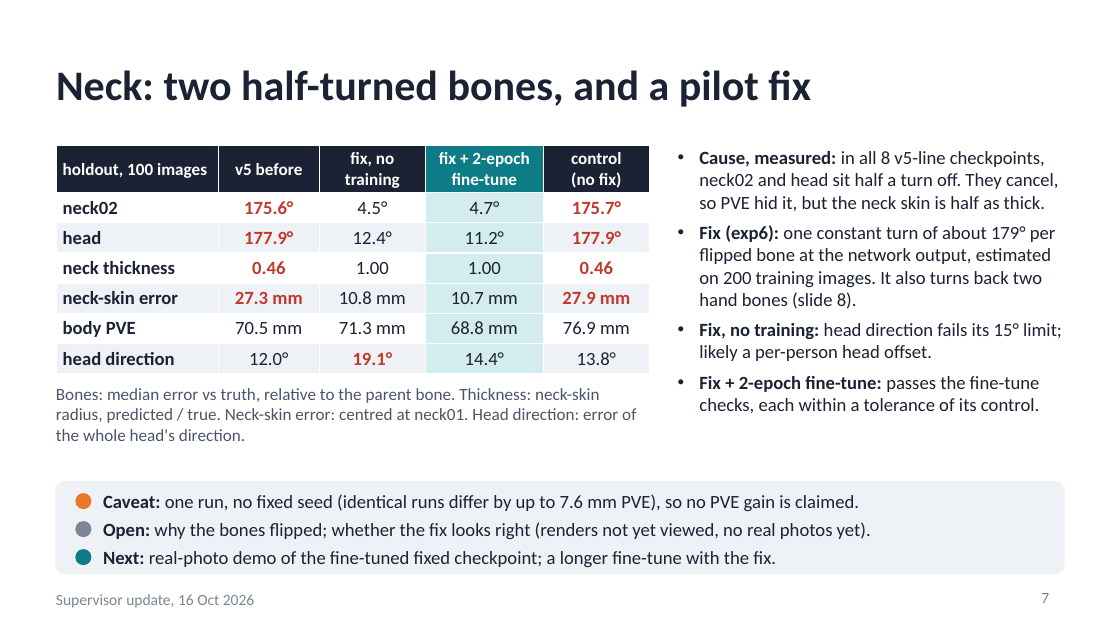
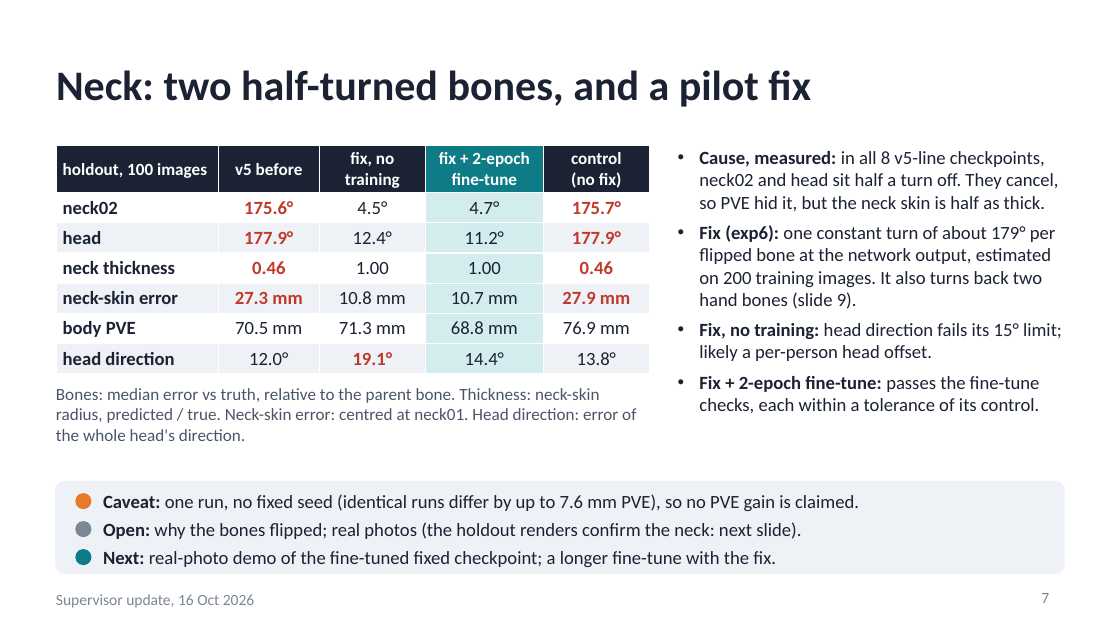
Before and after one commit to saadnajib/Multi-Person-Whole-Body-Human-Mesh-Recovery-in-a-Single-Shot-with-Annyone-dataset-and-3dpw-dataset, a slide deck: slide 7 of docs/supervisor_update_2026-10-16.pptx. Drawn at 1120x630 pixels with LibreOffice and Linux fonts; fonts in the diff are those of the drawing. Boxes give left, top, right and bottom in pixels: in the first picture for what was removed or moved away, otherwise in the second. Text is boxed around its words. In the diff, an @@ line names an element or a change of style, - is before the commit and + after.

```diff
--- a/docs/supervisor_update_2026-10-16.pptx
+++ b/docs/supervisor_update_2026-10-16.pptx
@@ text at (x1=699, y1=225, x2=1056, y2=309): text changed @@
-• Fix (exp6): one constant turn of about 179° per flipped bone at the network output, estimated on 200 training images. It also turns back two hand bones (slide 8).
+• Fix (exp6): one constant turn of about 179° per flipped bone at the network output, estimated on 200 training images. It also turns back two hand bones (slide 9).
@@ text at (x1=103, y1=522, x2=801, y2=539): text changed @@
-Open: why the bones flipped; whether the fix looks right (renders not yet viewed, no real photos yet).
+Open: why the bones flipped; real photos (the holdout renders confirm the neck: next slide).
```
Also in this commit, not shown: 2 other slides changed, 1 slide added, 3 other files.
